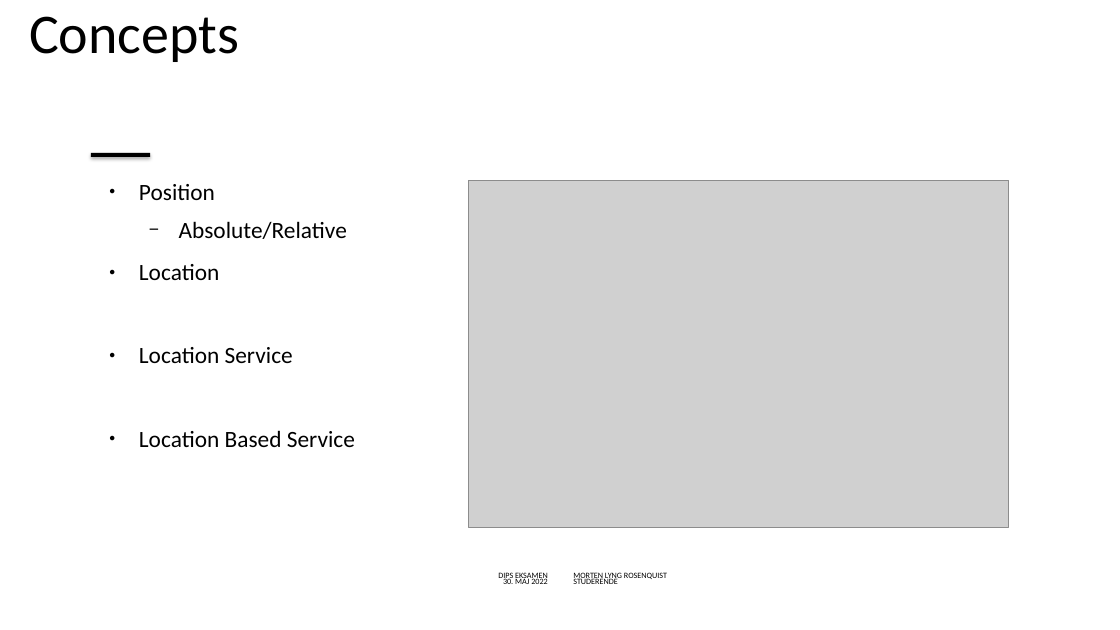
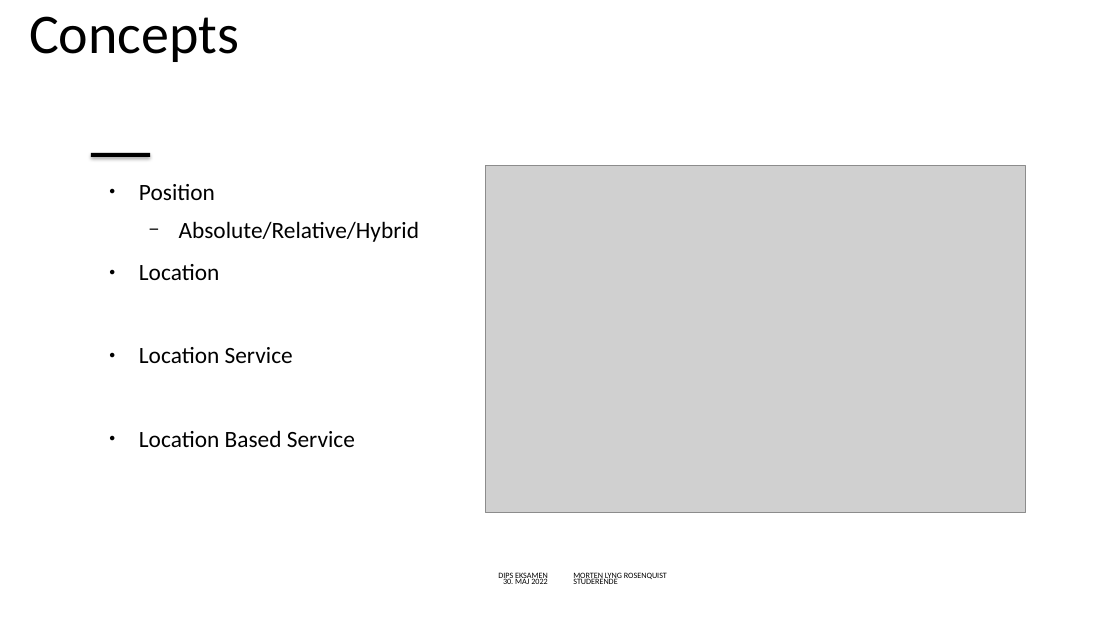
Before and after one commit to mlRosenquist/au-mlr-distributed-and-pervasive-systems, a slide deck: slide 23 of Præsentation.pptx (slide 21 before the commit). Drawn at 1120x630 pixels with LibreOffice and Linux fonts; fonts in the diff are those of the drawing; grey boxes stand for pictures; background and template pictures are left out. Boxes give left, top, right and bottom in pixels: in the first picture for what was removed or moved away, otherwise in the second. Text is boxed around its words. In the diff, an @@ line names an element or a change of style, - is before the commit and + after.

```diff
--- a/Præsentation.pptx
+++ b/Præsentation.pptx
@@ picture: place and size @@
-picture at bbox=[469, 180, 1009, 527]
+picture at bbox=[486, 166, 1026, 513]
@@ text at bbox=[179, 221, 419, 242]: text changed @@
-  − Absolute/Relative
+  − Absolute/Relative/Hybrid
```
Also in this commit, not shown: 18 other slides changed, 3 slides added, 1 slide removed, 1 other file.
